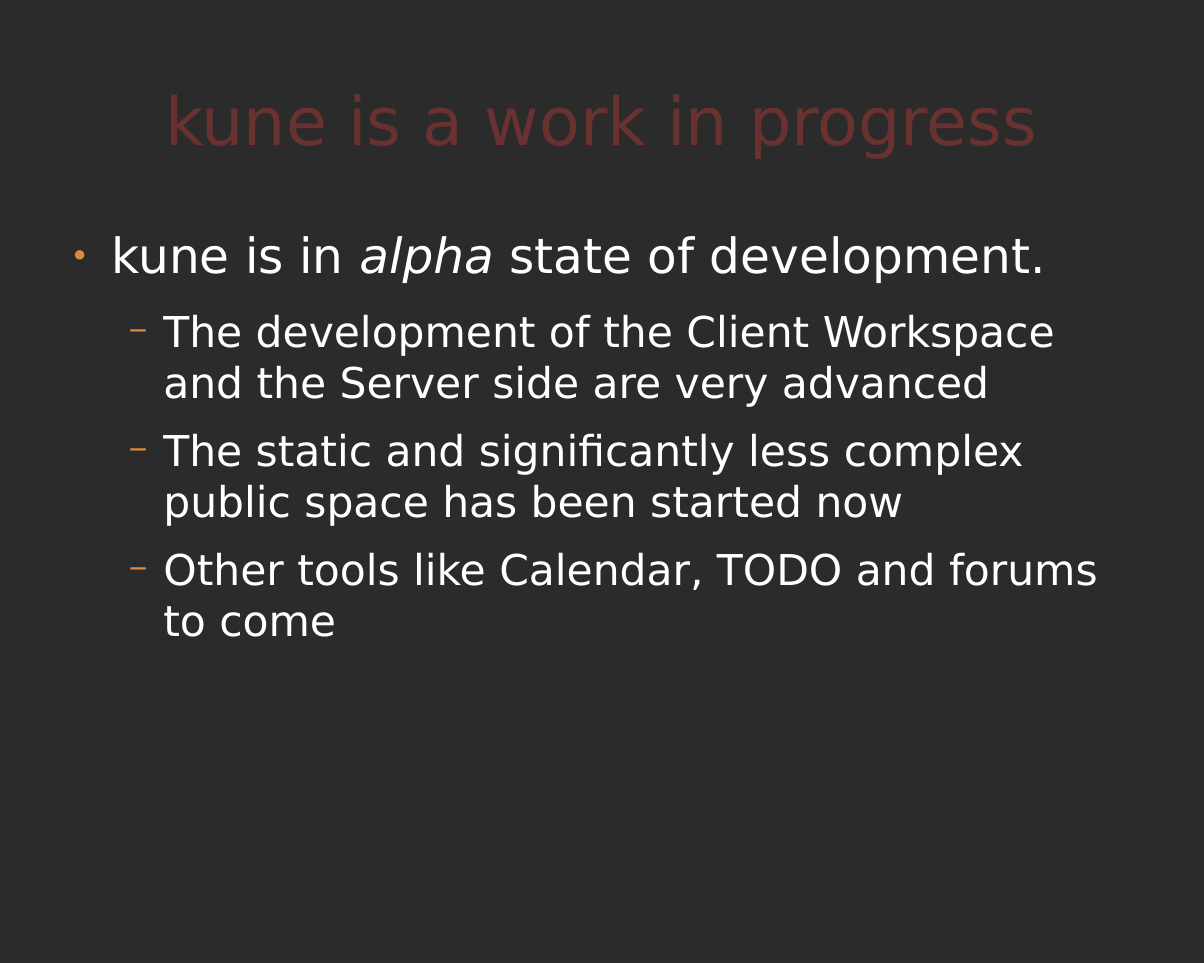
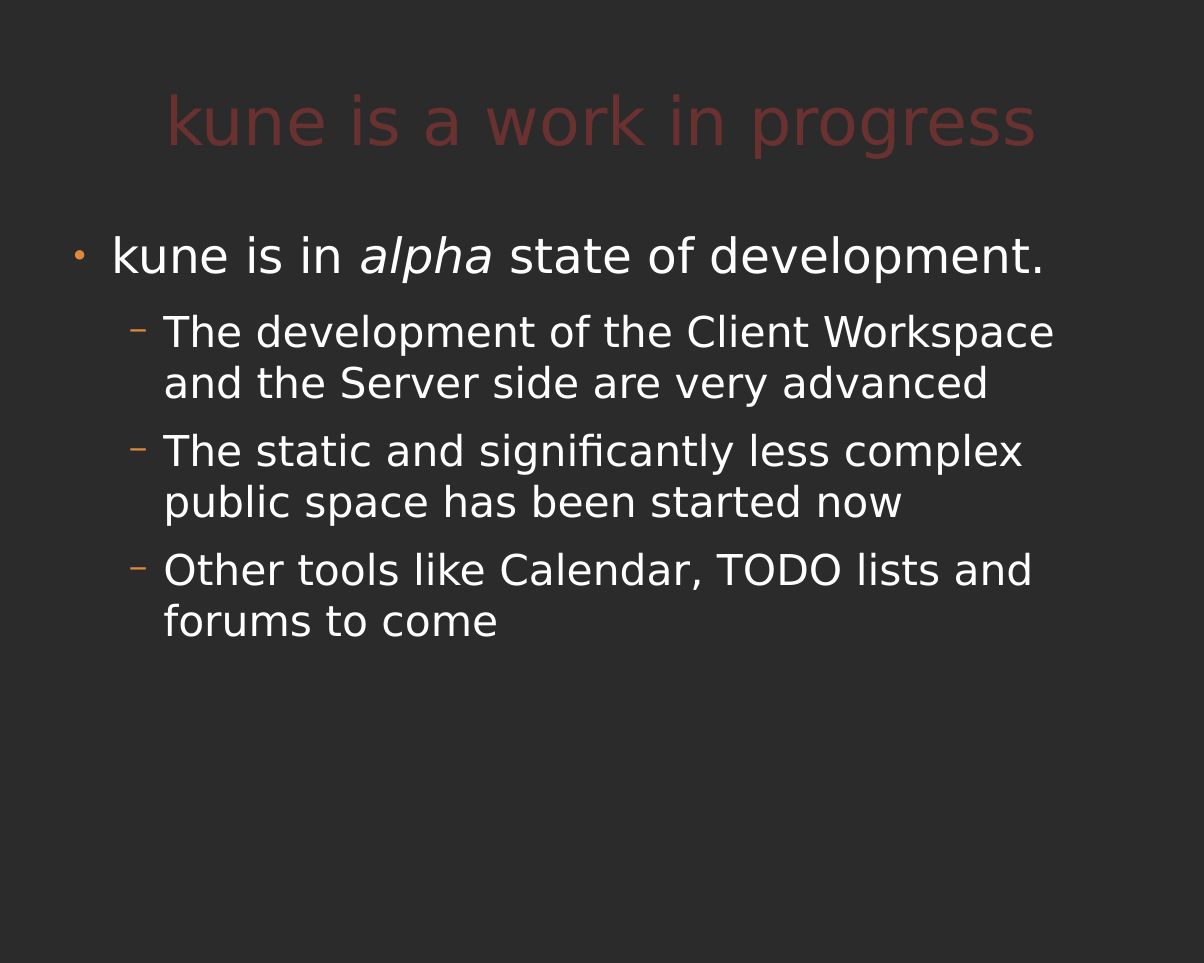
Before and after one commit to comunes/kune, a slide deck: slide 22 of doc/kune-ene-09.odp. Drawn at 1204x963 pixels with LibreOffice and Linux fonts; fonts in the diff are those of the drawing; background and template pictures are left out; a plain dark background stands for a picture behind light text. Boxes give left, top, right and bottom in pixels: in the first picture for what was removed or moved away, otherwise in the second. Text is boxed around its words. In the diff, an @@ line names an element or a change of style, - is before the commit and + after.

Commit message:
Kune presentation improved: formatting and minor changes

```diff
--- a/doc/kune-ene-09.odp
+++ b/doc/kune-ene-09.odp
@@ text at <box>163,552,1034,637</box>: text changed @@
-  − Other tools like Calendar, TODO and forums to come
+  − Other tools like Calendar, TODO lists and forums to come
```
Also in this commit, not shown: 6 other slides changed.
